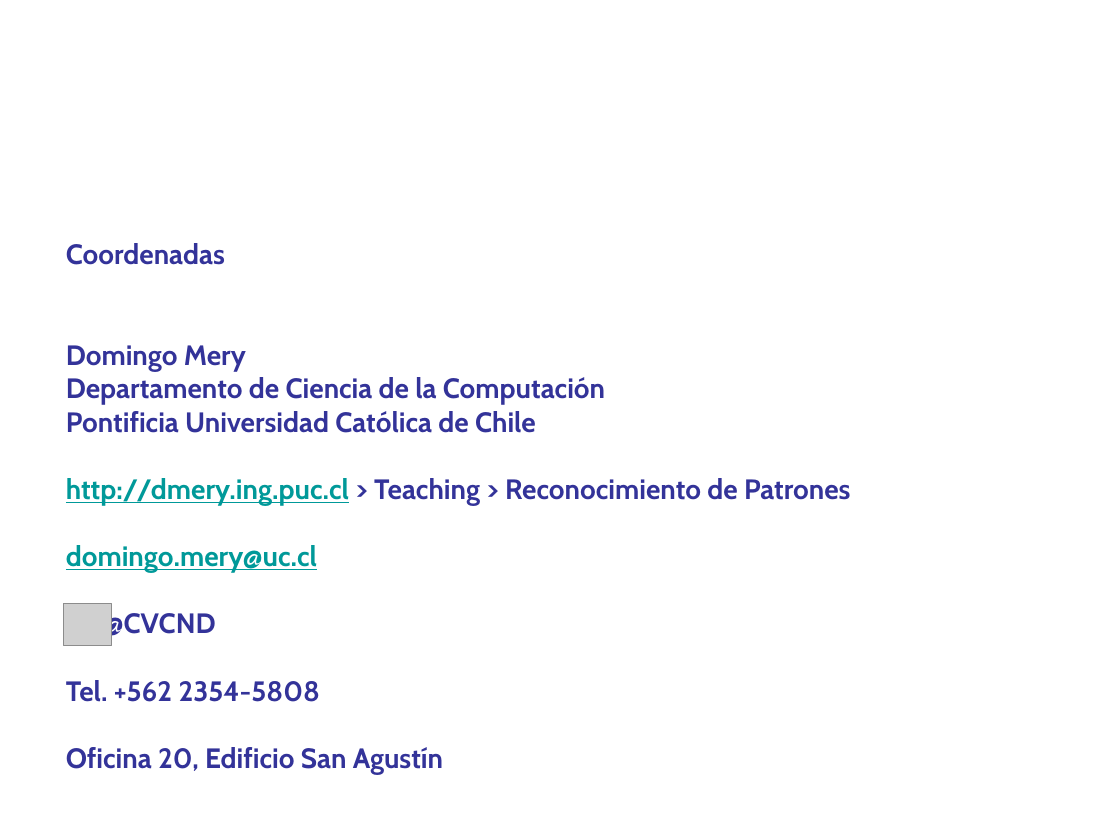
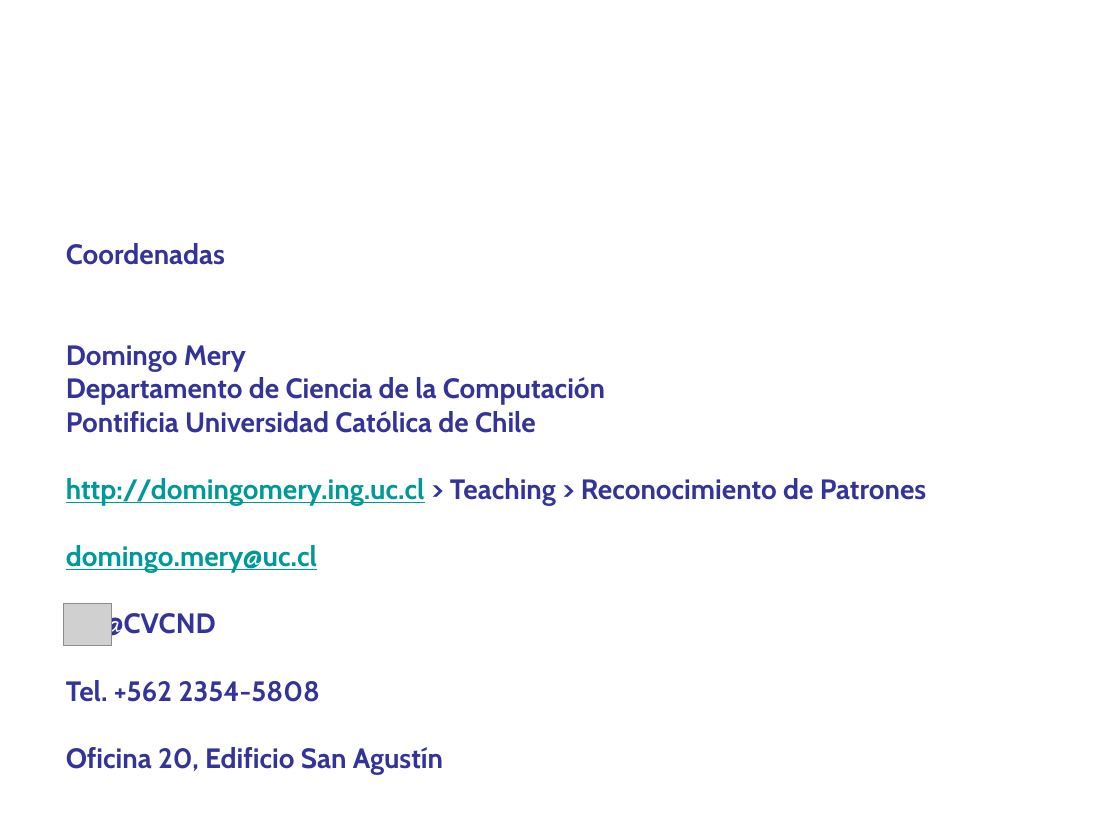
Before and after one commit to domingomery/patrones, a slide deck: slide 14 of clases/Cap00_Lineas_Generales/program/PAT00_Presentacion.pptx. Drawn at 1120x840 pixels with LibreOffice and Linux fonts; fonts in the diff are those of the drawing; grey boxes stand for pictures. Boxes give left, top, right and bottom in pixels: in the first picture for what was removed or moved away, otherwise in the second. Text is boxed around its words. In the diff, an @@ line names an element or a change of style, - is before the commit and + after.

```diff
--- a/clases/Cap00_Lineas_Generales/program/PAT00_Presentacion.pptx
+++ b/clases/Cap00_Lineas_Generales/program/PAT00_Presentacion.pptx
@@ text at bbox=[66, 478, 926, 505]: text changed @@
-http://dmery.ing.puc.cl > Teaching > Reconocimiento de Patrones
+http://domingomery.ing.uc.cl > Teaching > Reconocimiento de Patrones
```
Also in this commit, not shown: 1 other slide changed, 10 other files.
